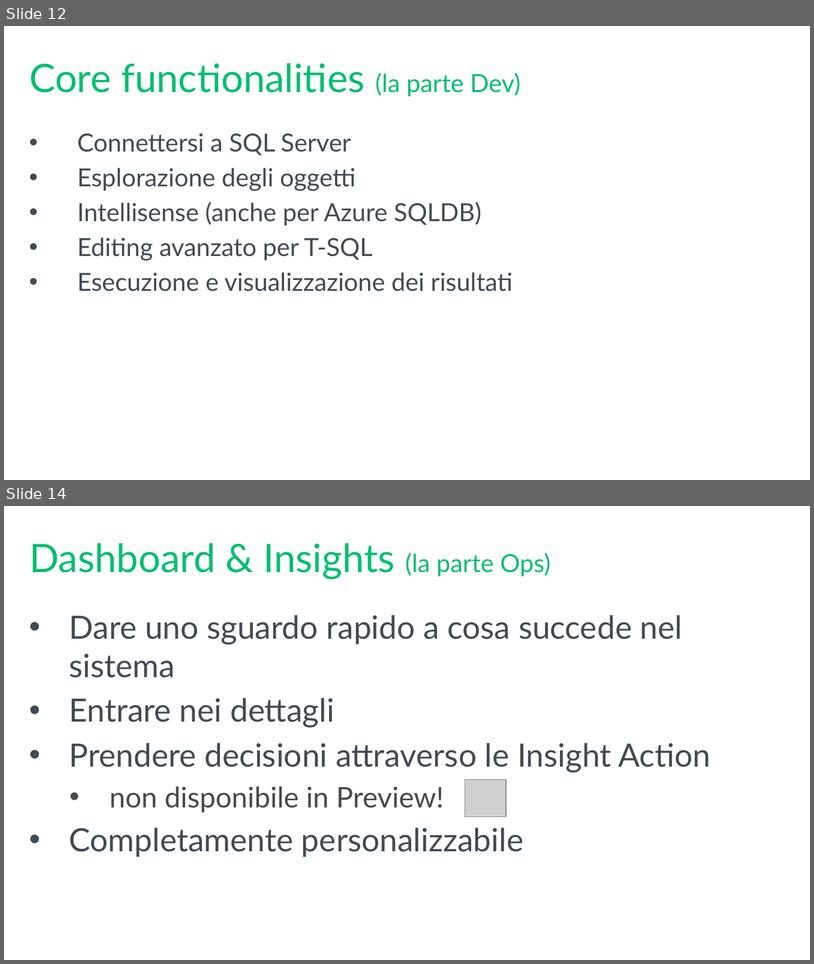
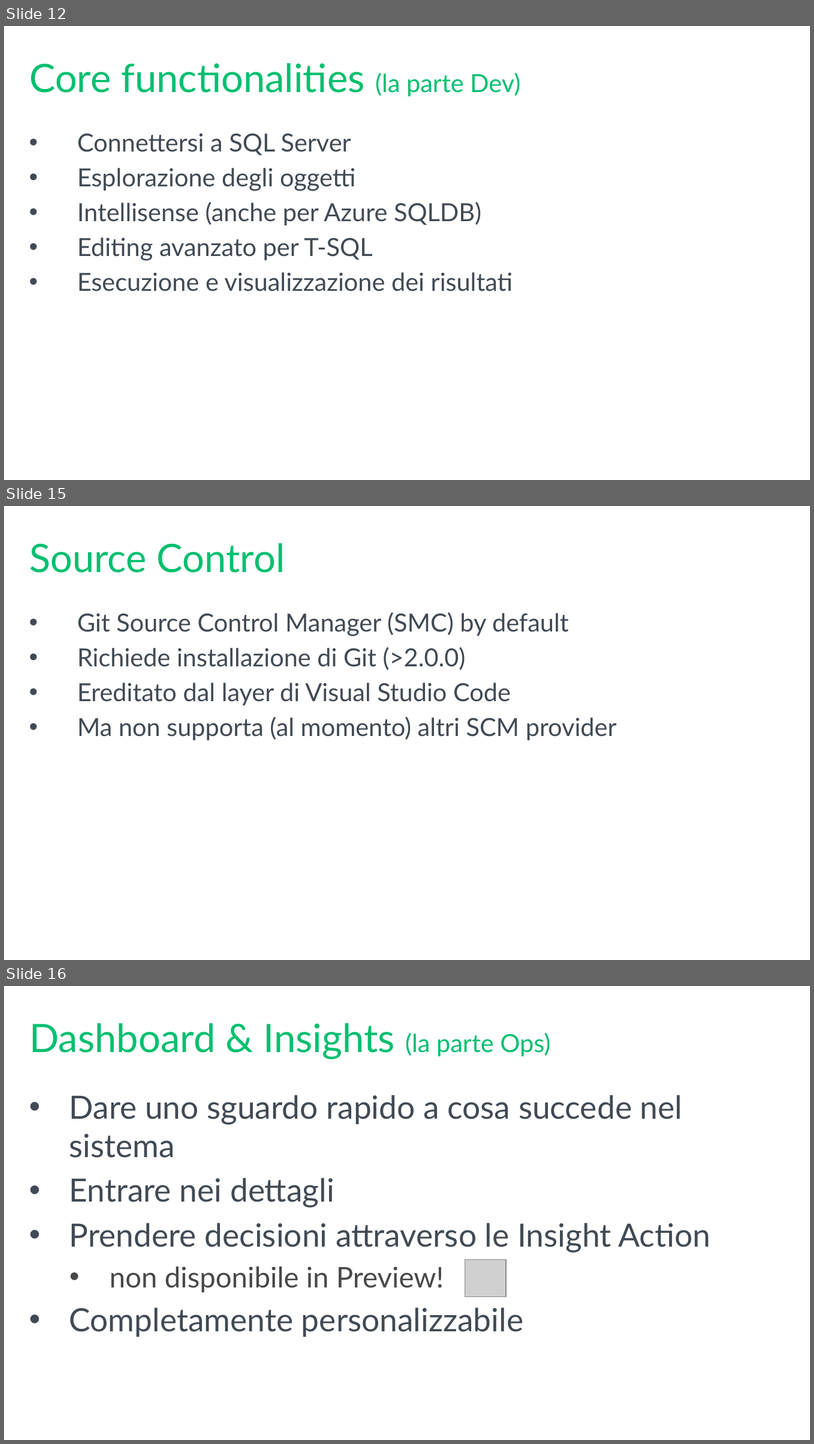
Before and after one commit to mrg3d/demo-opsstudio-repo, a slide deck: Introducing SQL Operations Studio.pptx. Shown one above the other, each under a label of ours: slides 12 and 14 before the commit, slides 12, 15 and 16 after it; the slides between them are not shown. The pictures are 814x964 and 814x1444 pixels, drawn with LibreOffice and Linux fonts; fonts in the diff are those of the drawing; grey boxes stand for pictures; background and template pictures are left out. Boxes give left, top, right and bottom in pixels: in the first picture for what was removed or moved away, otherwise in the second. Text is boxed around its words. In the diff, an @@ line names an element or a change of style, - is before the commit and + after.

```diff
--- a/Introducing SQL Operations Studio.pptx
+++ b/Introducing SQL Operations Studio.pptx
@@ slide 15 added at (4, 506, 810, 960), background #FFFFFF @@
@@ title added at (29, 543, 285, 573), 44 pt, text #00BF6F @@
+Source Control
@@ text added at (77, 612, 617, 740), 28 pt, text #414A54 @@
+• Git Source Control Manager (SMC) by default
+• Richiede installazione di Git (>2.0.0)
+• Ereditato dal layer di Visual Studio Code
+• Ma non supporta (al momento) altri SCM provider
@@ what was slide 14 is now slide 16 @@
```
Also in this commit, not shown: 4 slides changed, 5 other slides added, 4 slides removed.
